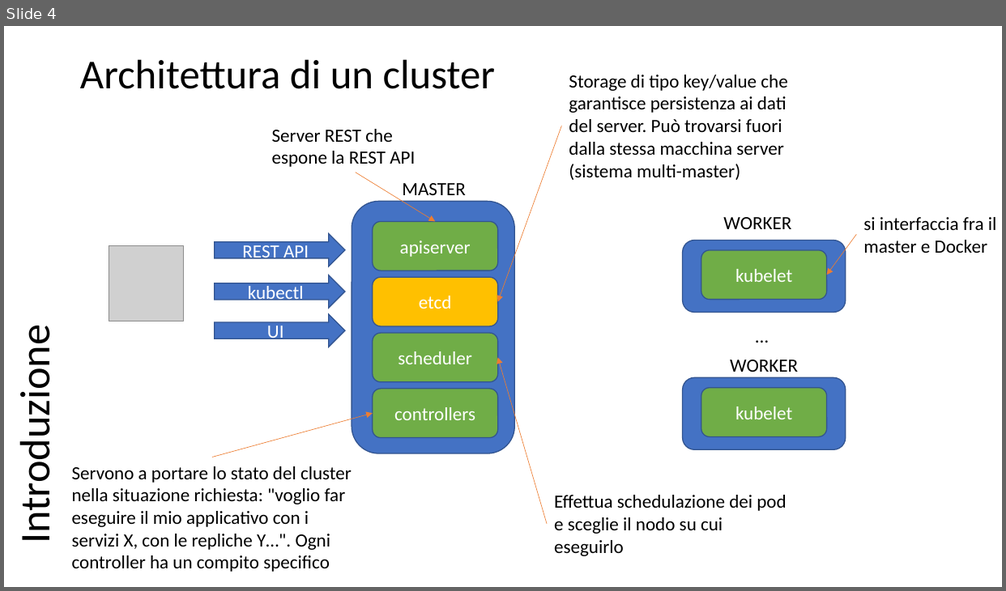
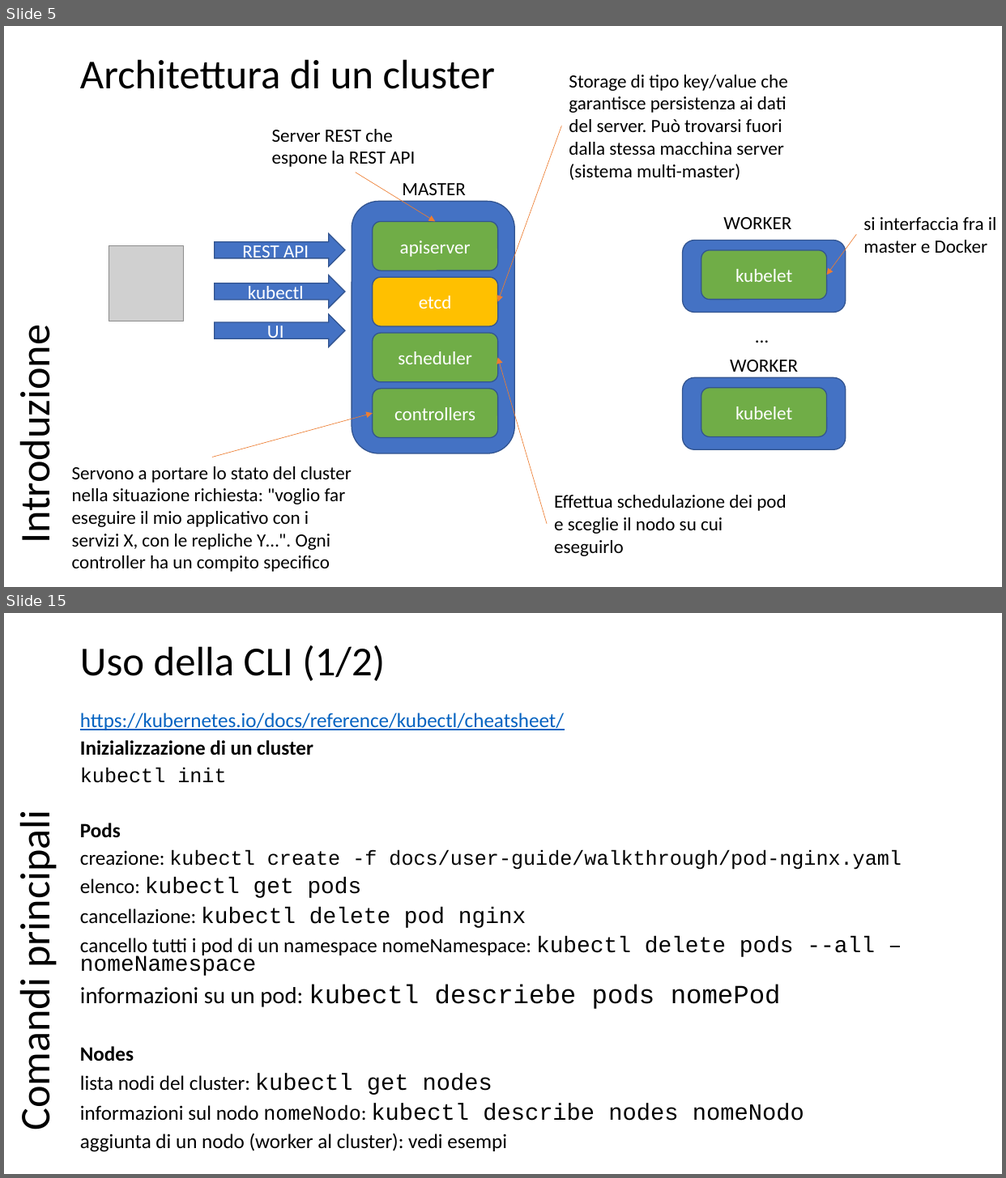
Before and after one commit to scastagnoli/academySisal, a slide deck: kubernetes.pptx. Shown one above the other, each under a label of ours: slide 4 before the commit, slides 5 and 15 after it; the slides between them are not shown. The pictures are 1006x591 and 1006x1178 pixels, drawn with LibreOffice and Linux fonts; fonts in the diff are those of the drawing; grey boxes stand for pictures. Boxes give left, top, right and bottom in pixels: in the first picture for what was removed or moved away, otherwise in the second. Text is boxed around its words. In the diff, an @@ line names an element or a change of style, - is before the commit and + after.

```diff
--- a/kubernetes.pptx
+++ b/kubernetes.pptx
@@ slide 15 added at box(4, 613, 1002, 1174), background #FFFFFF @@
@@ title added at box(80, 645, 385, 681), 39.6 pt, text #000000 @@
+Uso della CLI (1/2)
@@ text added at box(80, 713, 901, 1152), 19.6 pt, text #000000 @@
+https://kubernetes.io/docs/reference/kubectl/cheatsheet/
+Inizializzazione di un cluster
+kubectl init
+Pods
+creazione: kubectl create -f docs/user-guide/walkthrough/pod-nginx.yaml
+elenco: kubectl get pods
+cancellazione: kubectl delete pod nginx
+cancello tutti i pod di un namespace nomeNamespace: kubectl delete pods --all –nomeNamespace
+informazioni su un pod: kubectl descriebe pods nomePod
+Nodes
+lista nodi del cluster: kubectl get nodes
+informazioni sul nodo nomeNodo: kubectl describe nodes nomeNodo
+aggiunta di un nodo (worker al cluster): vedi esempi
@@ text added at box(10, 825, 62, 1127), 40.7 pt, text #000000 @@
+Comandi principali
@@ what was slide 4 is now slide 5 @@
```
Also in this commit, not shown: 6 slides changed, 12 other slides added.
